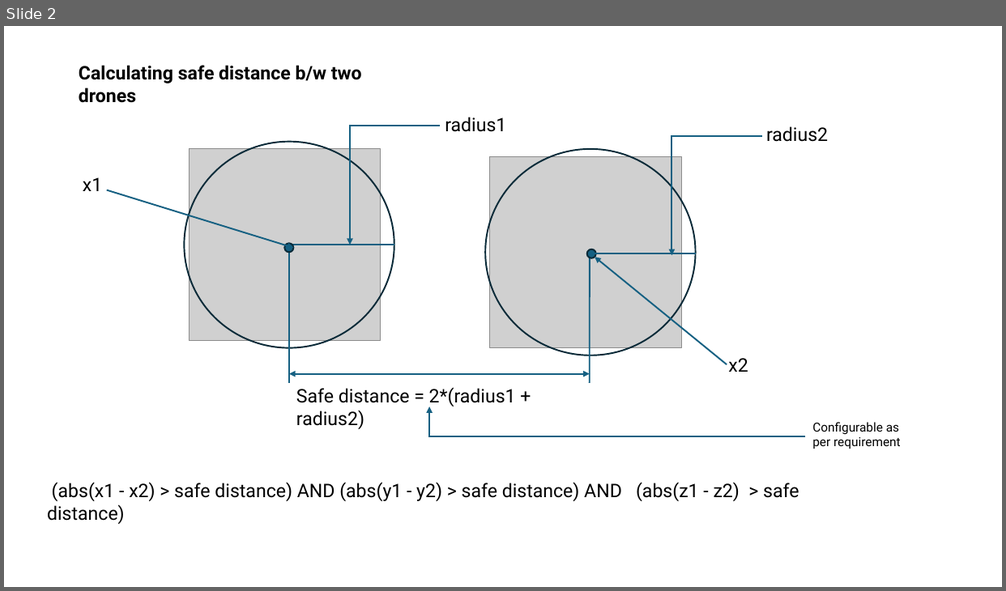
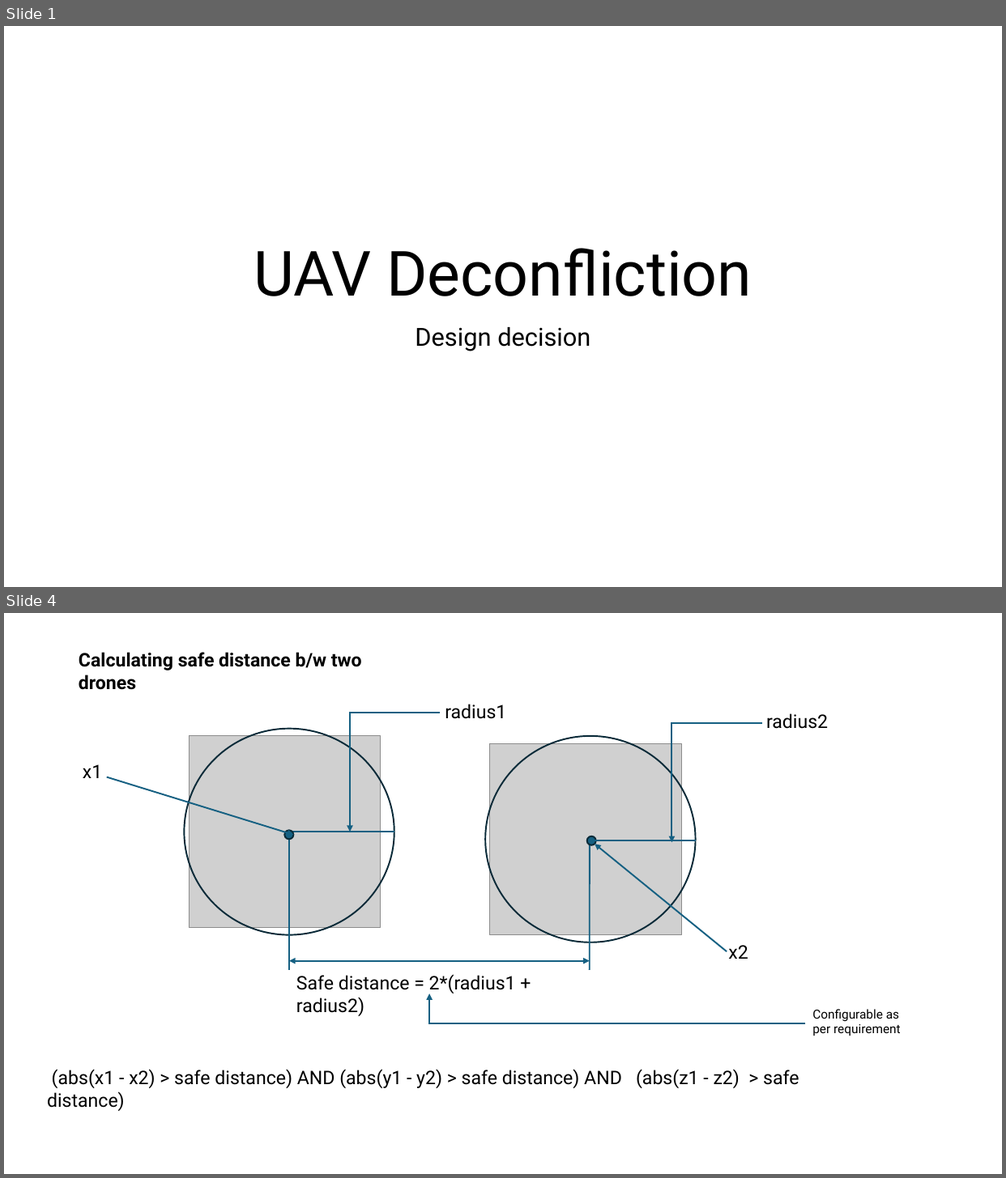
Before and after one commit to khanarbaj/UAV_Deconfliction1, a slide deck: architecture design decision.pptx. Shown one above the other, each under a label of ours: slide 2 before the commit, slides 1 and 4 after it; the slides between them are not shown. The pictures are 1006x591 and 1006x1178 pixels, drawn with LibreOffice and Linux fonts; fonts in the diff are those of the drawing; grey boxes stand for pictures. Boxes give left, top, right and bottom in pixels: in the first picture for what was removed or moved away, otherwise in the second. Text is boxed around its words. In the diff, an @@ line names an element or a change of style, - is before the commit and + after.

```diff
--- a/architecture design decision.pptx
+++ b/architecture design decision.pptx
@@ slide 1 added at box(4, 26, 1002, 587), background #FFFFFF @@
@@ title added at box(253, 248, 752, 297), 60 pt, text #000000 @@
+UAV Deconfliction
@@ subtitle added at box(415, 327, 590, 352), 24 pt, text #000000 @@
+Design decision
@@ what was slide 2 is now slide 4 @@
```
Also in this commit, not shown: 2 other slides added, 1 slide removed, 3 other files.
